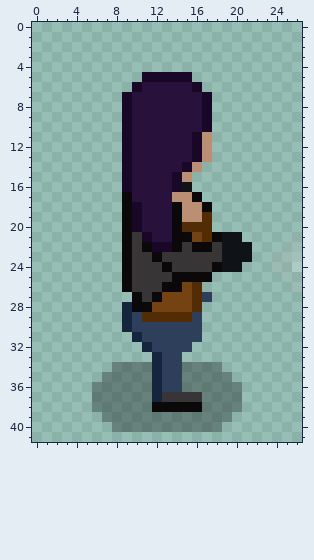
A pixel-art sprite gets an edit: art/characters/Sidechick_shoot_right2.png. Above: the version before the commit.
The file is 27x42 pixels. Colours within 5 levels of each other are drawn and written as one.
Now the later version:
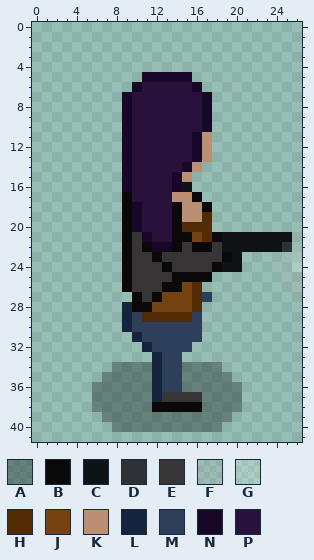
Palette (. is transparent): A #00000050  B #0a0809  C #0f1317  D #2e3135  E #383537  F #adadad33  G #ffffff33  H #522c05  J #754311  K #bb8f74  L #15253e  M #2e3f5b  N #190727  P #28113b
Commit message: Sidechick shoots left (and the weapon is visible in both sides)
The edit:
Changed rows in their new state; - is an unchanged pixel.
first column x 19:
21 --CCCCC
22 ---CCCD
23 B-.----
